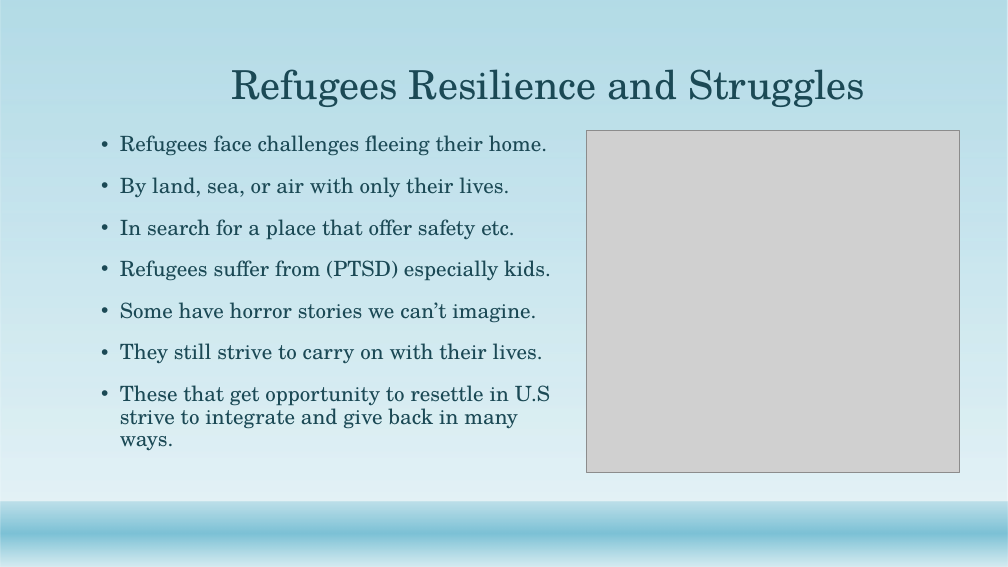
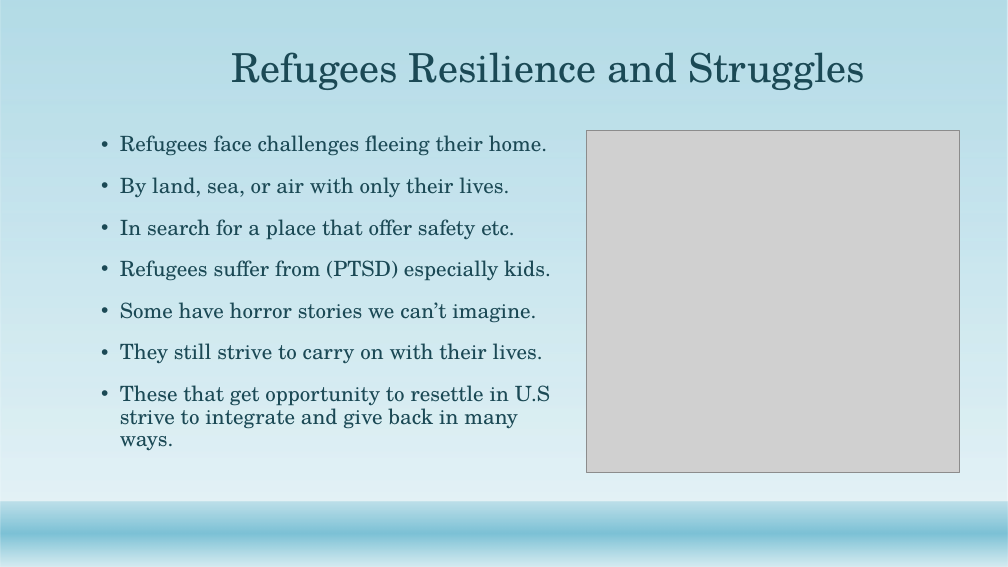
Before and after one commit to Abdullah0930/Refugee-Immigrants-to-U.S, a slide deck: slide 11 of Capstone/Refugees in U.S.pptx (slide 7 before the commit). Drawn at 1008x567 pixels with LibreOffice and Linux fonts; fonts in the diff are those of the drawing; grey boxes stand for pictures; background and template pictures are left out. Boxes give left, top, right and bottom in pixels: in the first picture for what was removed or moved away, otherwise in the second. Text is boxed around its words. In the diff, an @@ line names an element or a change of style, - is before the commit and + after.

```diff
--- a/Capstone/Refugees in U.S.pptx
+++ b/Capstone/Refugees in U.S.pptx
@@ title "Refugees Resilience and Struggles": place and size @@
-title "Refugees Resilience and Struggles" at box(231, 69, 865, 107)
+title "Refugees Resilience and Struggles" at box(231, 52, 865, 90)
```
Also in this commit, not shown: 6 other slides changed, 4 slides added, 6 other files.
